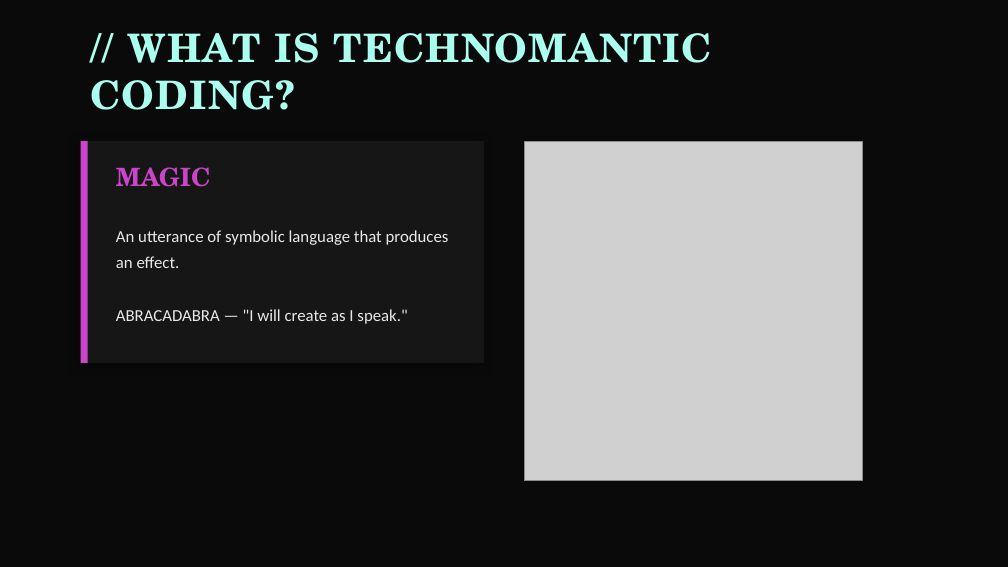
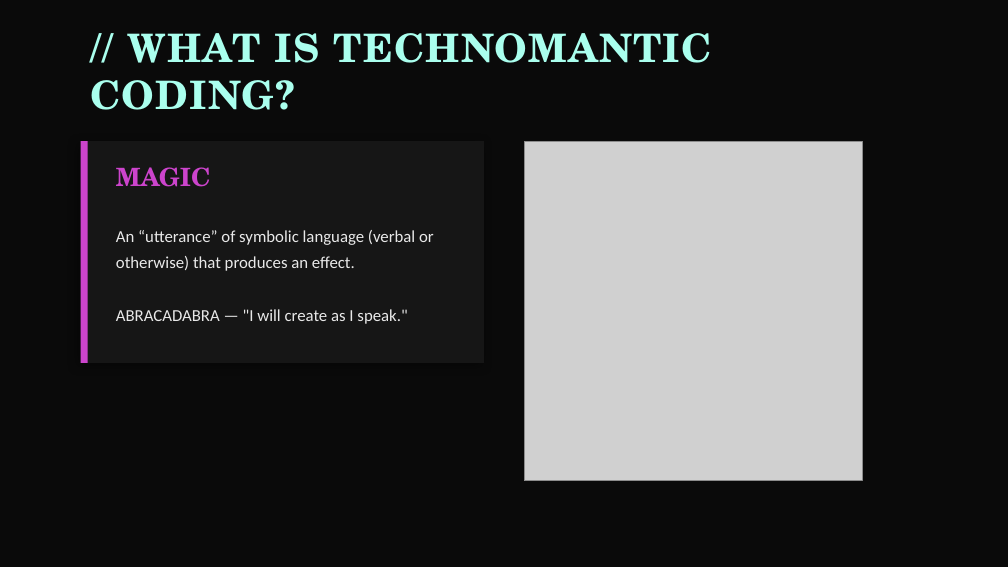
Before and after one commit to aperry2/technomanticCodingWorkshop, a slide deck: slide 3 of Technomantic_Coding_Workshop.pptx. Drawn at 1008x567 pixels with LibreOffice and Linux fonts; fonts in the diff are those of the drawing; grey boxes stand for pictures. Boxes give left, top, right and bottom in pixels: in the first picture for what was removed or moved away, otherwise in the second. Text is boxed around its words. In the diff, an @@ line names an element or a change of style, - is before the commit and + after.

Commit message:
powerpoint edit

```diff
--- a/Technomantic_Coding_Workshop.pptx
+++ b/Technomantic_Coding_Workshop.pptx
@@ text at bbox=[116, 230, 434, 271]: text changed @@
-An utterance of symbolic language that produces an effect.
+An “utterance” of symbolic language (verbal or otherwise) that produces an effect.
```
Also in this commit, not shown: 2 other files.
